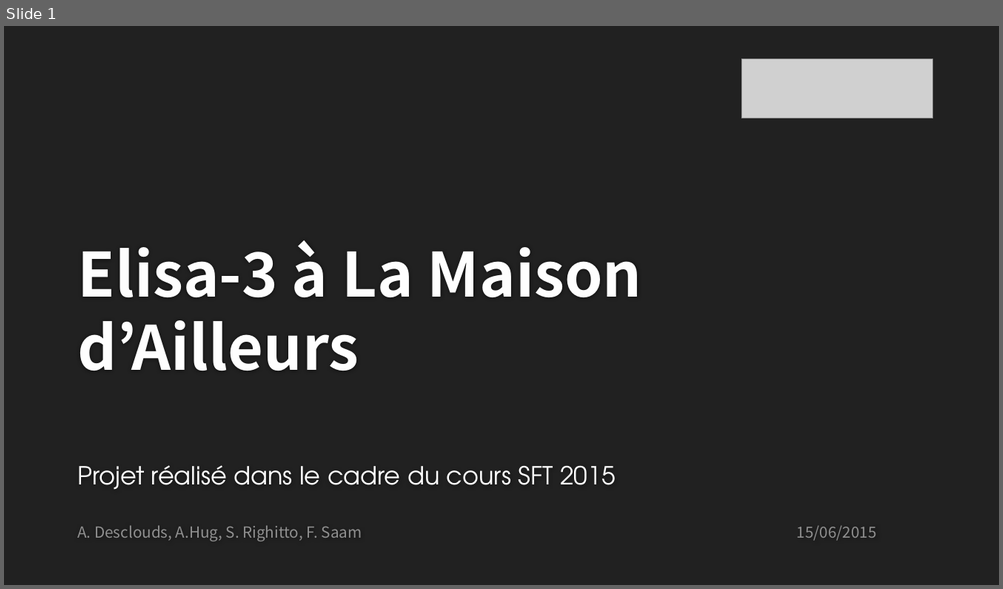
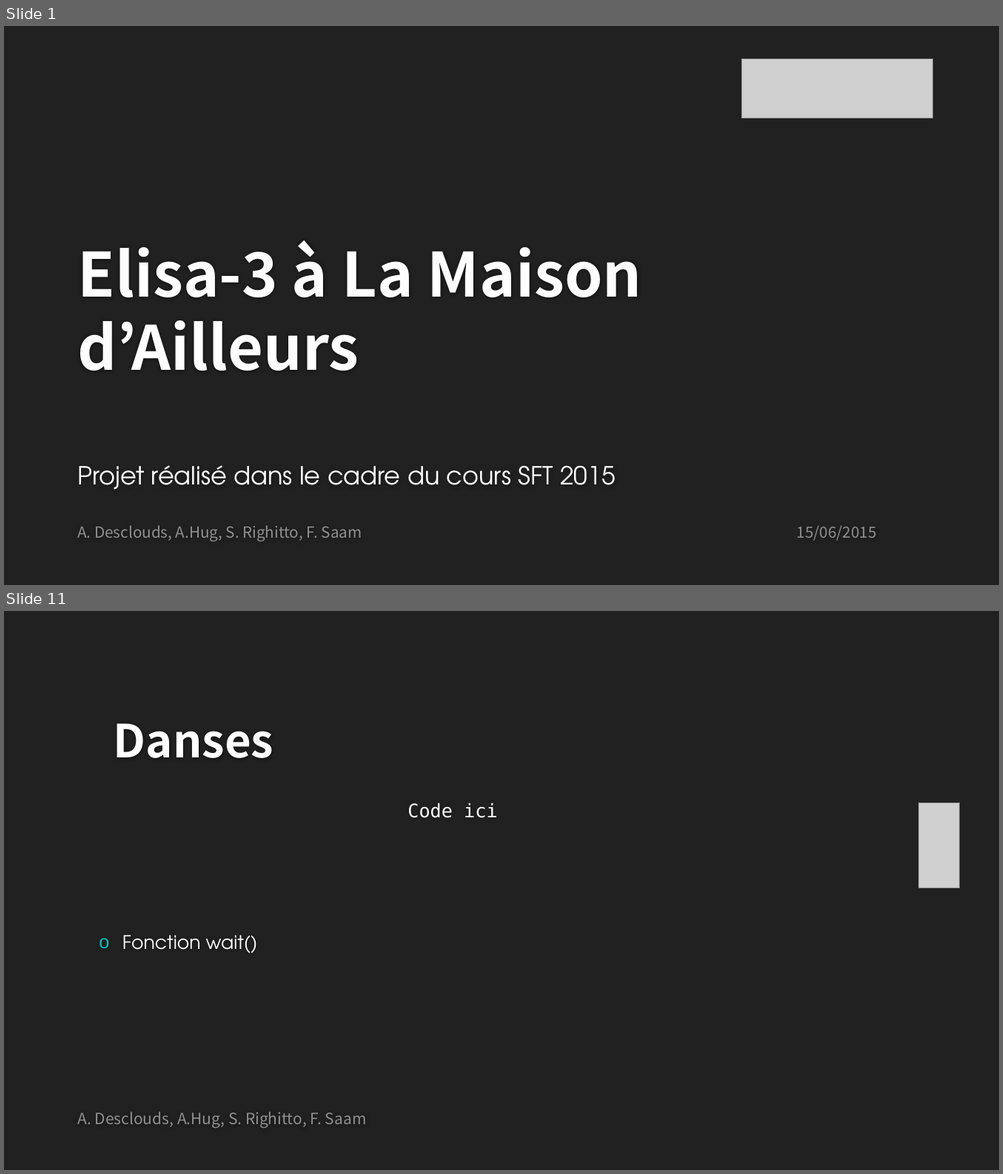
Before and after one commit to SimoneRighitto/SFT15_Elisa, a slide deck: Elisa-3_presentation.pptx. Shown one above the other, each under a label of ours: slide 1 before the commit, slides 1 and 11 after it; the slides between them are not shown. The pictures are 1003x589 and 1003x1174 pixels, drawn with LibreOffice and Linux fonts; fonts in the diff are those of the drawing; grey boxes stand for pictures; background and template pictures are left out. Boxes give left, top, right and bottom in pixels: in the first picture for what was removed or moved away, otherwise in the second. Text is boxed around its words. In the diff, an @@ line names an element or a change of style, - is before the commit and + after.

```diff
--- a/Elisa-3_presentation.pptx
+++ b/Elisa-3_presentation.pptx
@@ slide 11 added at (4,611,999,1170), background #212121 @@
@@ title added at (114,723,274,758), 44 pt, text #FEFEFE, bold @@
+Danses
@@ text added at (407,803,498,818), 18 pt, text #FFFFFF @@
+Code ici
@@ picture added at (919,803,960,888) @@
@@ text added at (122,935,258,954), 18 pt, text #FFFFFF @@
+o Fonction wait()
@@ text added at (77,1112,367,1128), 15 pt, text #909090 @@
+A. Desclouds, A.Hug, S. Righitto, F. Saam
```
Also in this commit, not shown: 1 slide changed, 12 other slides added.
